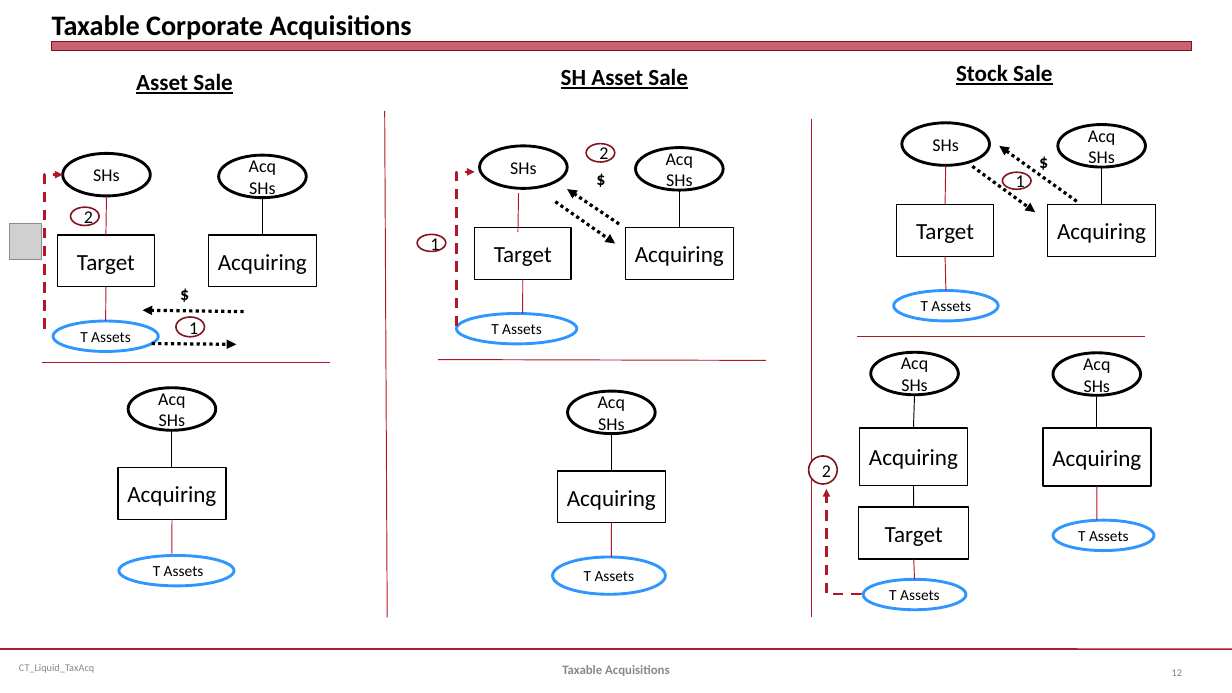
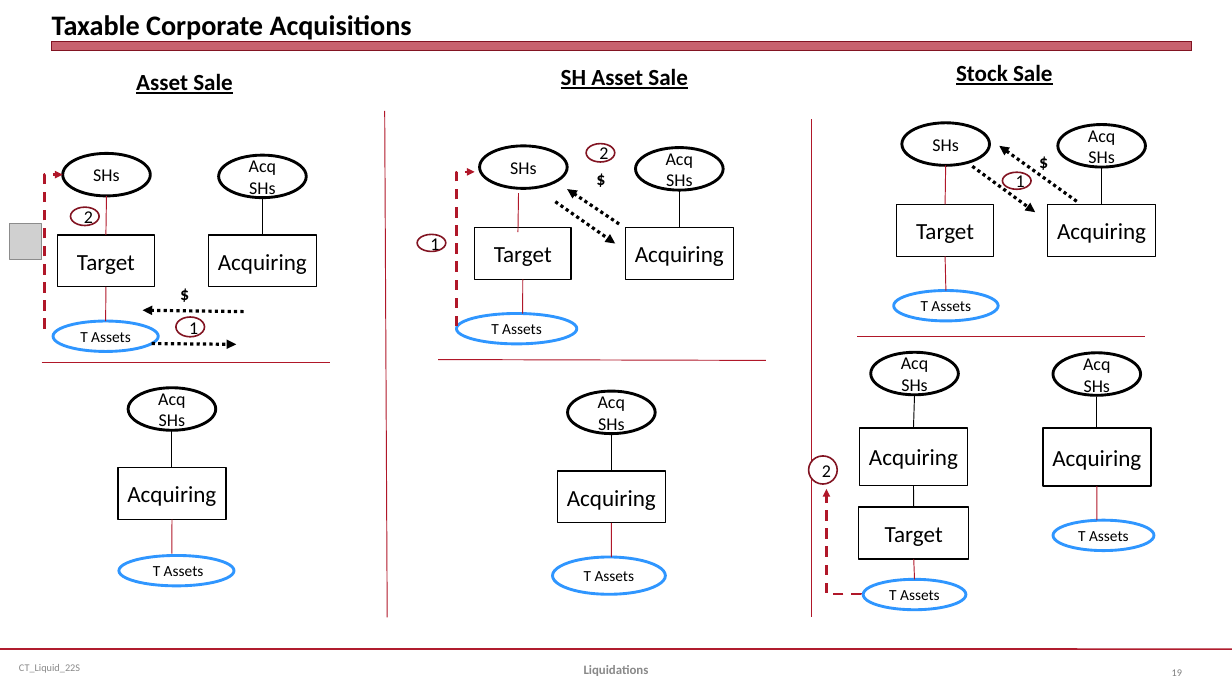
Before and after one commit to jmc877/Corporate-Tax, a slide deck: slide 19 of slides/CT_Liquid_22S.pptx (slide 12 before the commit). Drawn at 1232x693 pixels with LibreOffice and Linux fonts; fonts in the diff are those of the drawing; grey boxes stand for pictures. Boxes give left, top, right and bottom in pixels: in the first picture for what was removed or moved away, otherwise in the second. Text is boxed around its words. In the diff, an @@ line names an element or a change of style, - is before the commit and + after.

```diff
--- a/slides/CT_Liquid_22S.pptx
+++ b/slides/CT_Liquid_22S.pptx
@@ text at (19,664,80,673): text changed @@
-CT_Liquid_TaxAcq
+CT_Liquid_22S
@@ text at (584,665,649,676): text changed @@
-Taxable Acquisitions
+Liquidations
```
Also in this commit, not shown: 14 other slides changed, 4 slides added, 16 slides removed, 2 other files.
